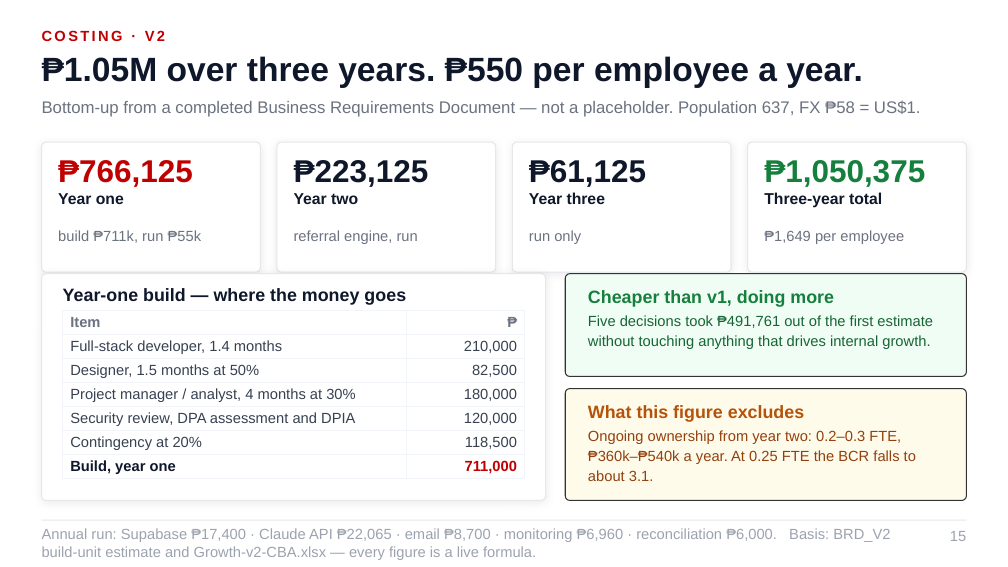
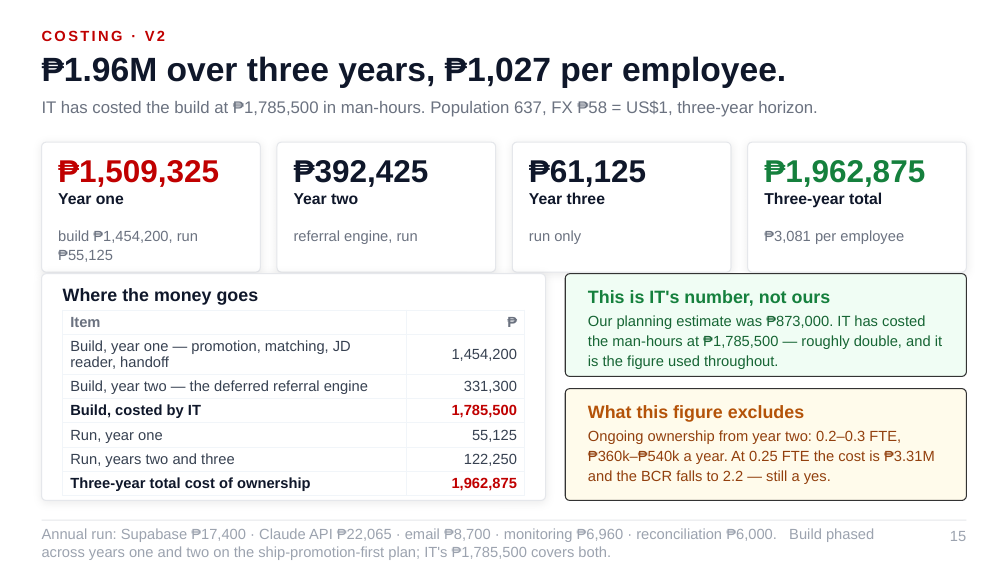
Before and after one commit to Ruffa06/Talent-Marketplace, a slide deck: slide 15 of docs/Growth_Talent_Marketplace_ALP.pptx. Drawn at 1008x567 pixels with LibreOffice and Linux fonts; fonts in the diff are those of the drawing. Boxes give left, top, right and bottom in pixels: in the first picture for what was removed or moved away, otherwise in the second. Text is boxed around its words. In the diff, an @@ line names an element or a change of style, - is before the commit and + after.

```diff
--- a/docs/Growth_Talent_Marketplace_ALP.pptx
+++ b/docs/Growth_Talent_Marketplace_ALP.pptx
@@ text at <box>42,56,786,88</box>: text changed @@
-₱1.05M over three years. ₱550 per employee a year.
+₱1.96M over three years, ₱1,027 per employee.
@@ text at <box>42,101,818,117</box>: text changed @@
-Bottom-up from a completed Business Requirements Document — not a placeholder. Population 637, FX ₱58 = US$1.
+IT has costed the build at ₱1,785,500 in man-hours. Population 637, FX ₱58 = US$1, three-year horizon.
@@ text at <box>58,160,219,187</box>: text changed @@
-₱766,125
+₱1,509,325
@@ text at <box>294,160,429,187</box>: text changed @@
-₱223,125
+₱392,425
@@ text at <box>764,160,925,187</box>: text changed @@
-₱1,050,375
+₱1,962,875
@@ text at <box>58,230,198,262</box>: text changed @@
-build ₱711k, run ₱55k
+build ₱1,454,200, run ₱55,125
@@ text at <box>764,230,904,244</box>: text changed @@
-₱1,649 per employee
+₱3,081 per employee
@@ text at <box>63,288,259,305</box>: text changed @@
-Year-one build — where the money goes
+Where the money goes
@@ text at <box>588,290,831,306</box>: text changed @@
-Cheaper than v1, doing more
+This is IT's number, not ours
@@ table at <box>63,310,525,495</box> @@
-row 2, column 1: Full-stack developer, 1.4 months
+row 2, column 1: Build, year one — promotion, matching, JD reader, handoff
-row 2, column 2: 210,000
+row 2, column 2: 1,454,200
-row 3, column 1: Designer, 1.5 months at 50%
+row 3, column 1: Build, year two — the deferred referral engine
-row 3, column 2: 82,500
+row 3, column 2: 331,300
-row 4, column 1: Project manager / analyst, 4 months at 30%
+row 4, column 1: Build, costed by IT
-row 4, column 2: 180,000
+row 4, column 2: 1,785,500
-row 5, column 1: Security review, DPA assessment and DPIA
+row 5, column 1: Run, year one
-row 5, column 2: 120,000
+row 5, column 2: 55,125
-row 6, column 1: Contingency at 20%
+row 6, column 1: Run, years two and three
-row 6, column 2: 118,500
+row 6, column 2: 122,250
-row 7, column 1: Build, year one
+row 7, column 1: Three-year total cost of ownership
-row 7, column 2: 711,000
+row 7, column 2: 1,962,875
@@ text at <box>588,315,942,369</box>: text changed @@
-Five decisions took ₱491,761 out of the first estimate without touching anything that drives internal growth.
+Our planning estimate was ₱873,000. IT has costed the man-hours at ₱1,785,500 — roughly double, and it is the figure used throughout.
@@ text at <box>588,430,935,484</box>: text changed @@
-Ongoing ownership from year two: 0.2–0.3 FTE, ₱360k–₱540k a year. At 0.25 FTE the BCR falls to about 3.1.
+Ongoing ownership from year two: 0.2–0.3 FTE, ₱360k–₱540k a year. At 0.25 FTE the cost is ₱3.31M and the BCR falls to 2.2 — still a yes.
@@ text at <box>42,528,874,560</box>: text changed @@
-Annual run: Supabase ₱17,400 · Claude API ₱22,065 · email ₱8,700 · monitoring ₱6,960 · reconciliation ₱6,000. Basis: BRD_V2 build-unit estimate and Growth-v2-CBA.xlsx — every figure is a live formula.
+Annual run: Supabase ₱17,400 · Claude API ₱22,065 · email ₱8,700 · monitoring ₱6,960 · reconciliation ₱6,000. Build phased across years one and two on the ship-promotion-first plan; IT's ₱1,785,500 covers both.
```
Also in this commit, not shown: 13 other slides changed, 4 other files.
